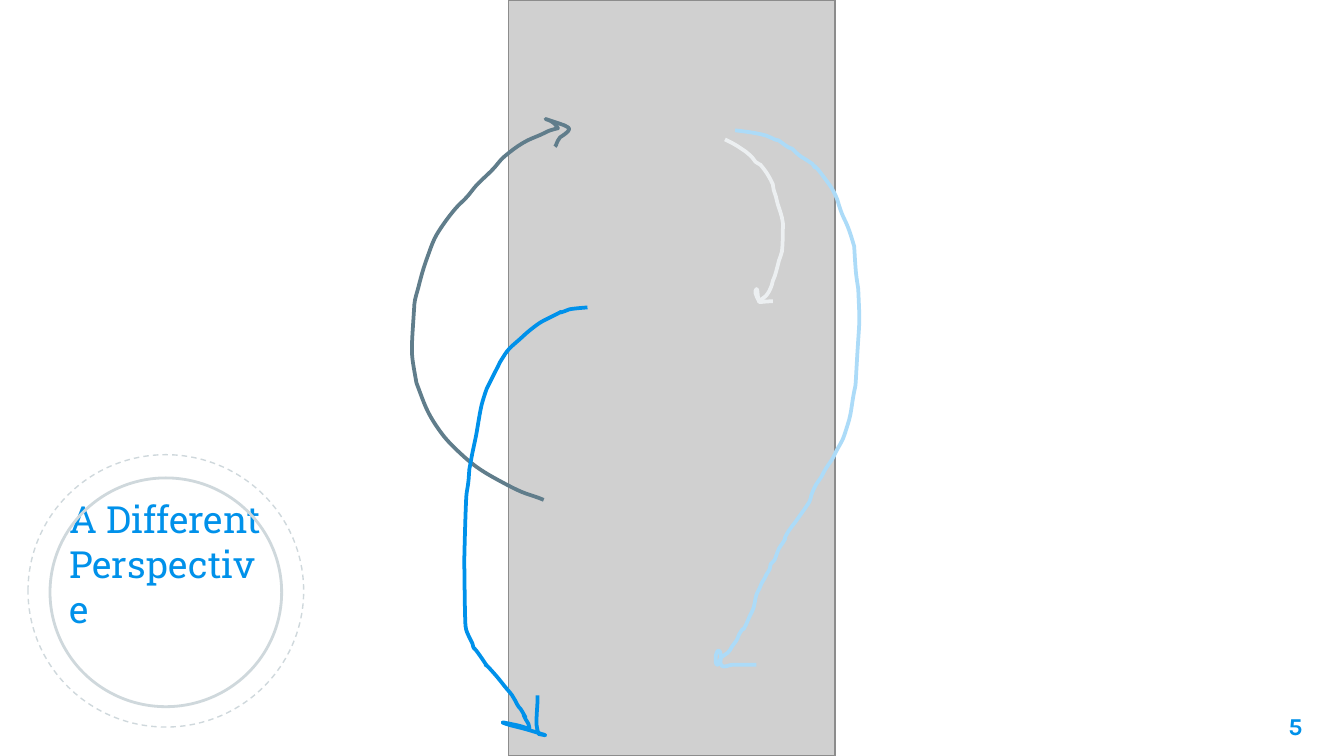
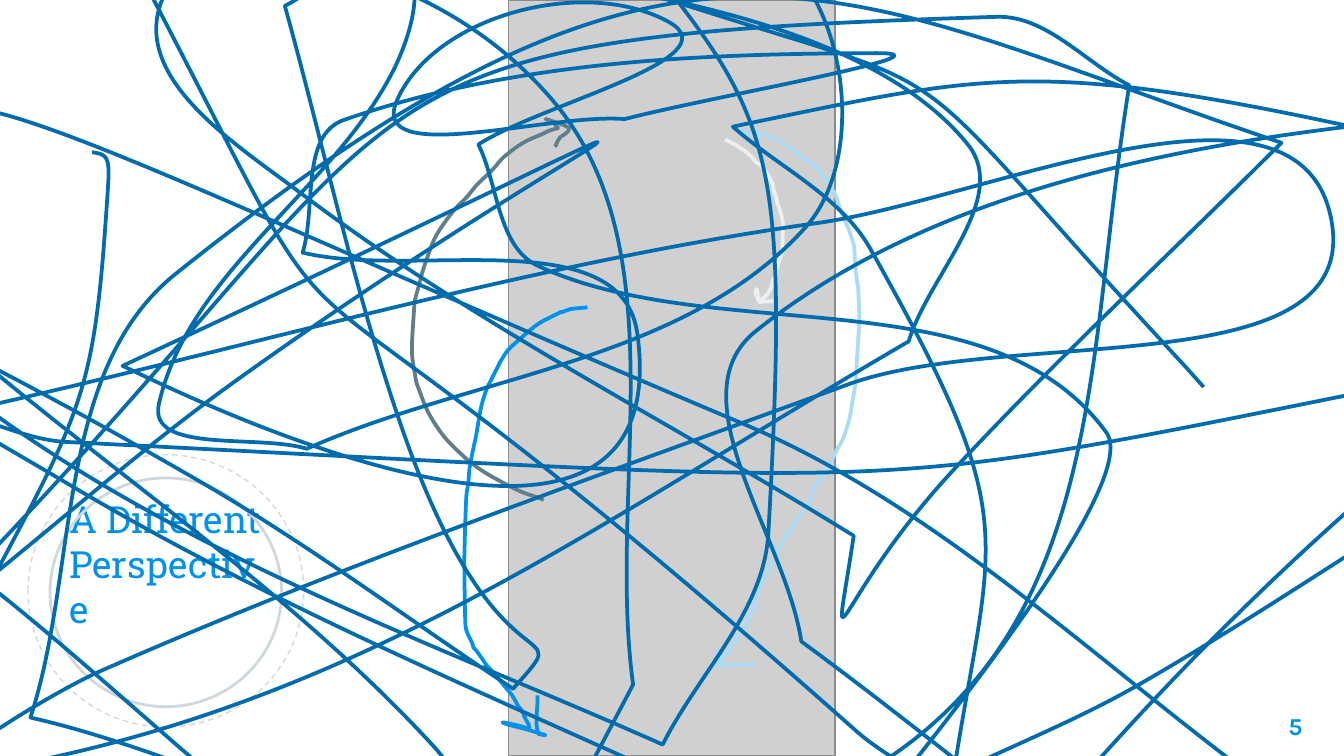
Before and after one commit to benjaminsampica/techtalks, a slide deck: slide 5 of VerticalSliceArchitecture/Vertical Slice Architecture.pptx. Drawn at 1344x756 pixels with LibreOffice and Linux fonts; fonts in the diff are those of the drawing; grey boxes stand for pictures; background and template pictures are left out. Boxes give left, top, right and bottom in pixels: in the first picture for what was removed or moved away, otherwise in the second. Text is boxed around its words. In the diff, an @@ line names an element or a change of style, - is before the commit and + after.

```diff
--- a/VerticalSliceArchitecture/Vertical Slice Architecture.pptx
+++ b/VerticalSliceArchitecture/Vertical Slice Architecture.pptx
@@ freeform shape added at <box>0,0,1344,756</box>, outline #006BAD 2 pt @@
```
Also in this commit, not shown: 7 other slides changed, 4 slides added, 3 other files.
